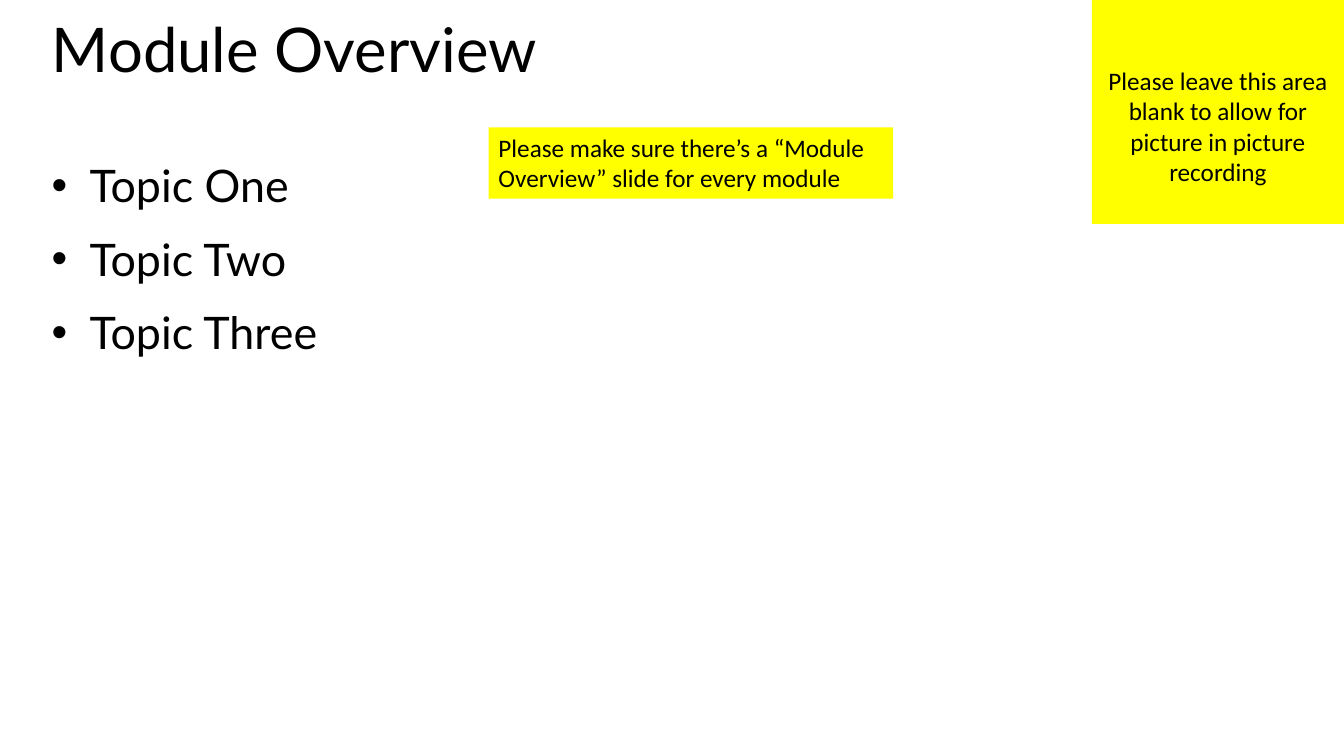
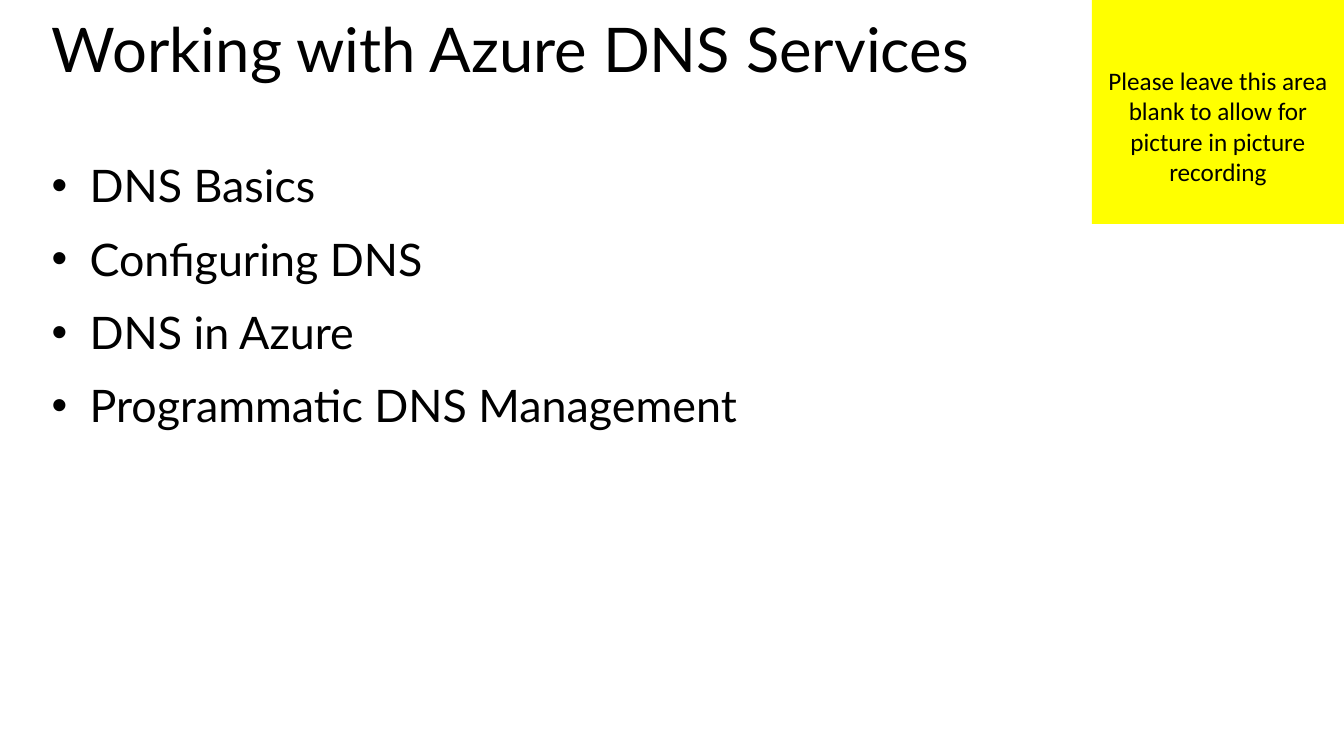
Before and after one commit to MisterJames/AzureImageProcessing, a slide deck: slide 4 of Presentation Materials/MVA-ApplicationsOnAzure-03.pptx (slide 2 before the commit). Drawn at 1344x756 pixels with LibreOffice and Linux fonts; fonts in the diff are those of the drawing. Boxes give left, top, right and bottom in pixels: in the first picture for what was removed or moved away, otherwise in the second. Text is boxed around its words. In the diff, an @@ line names an element or a change of style, - is before the commit and + after.

Commit message:
completed DNS slide deck

```diff
--- a/Presentation Materials/MVA-ApplicationsOnAzure-03.pptx
+++ b/Presentation Materials/MVA-ApplicationsOnAzure-03.pptx
@@ title at (52, 26, 969, 84): text changed @@
-Module Overview
+Working with Azure DNS Services
@@ rectangle removed at (489, 127, 893, 199) @@
-Please make sure there’s a “Module Overview” slide for every module
@@ text at (90, 169, 736, 431): text changed @@
-• Topic One
-• Topic Two
-• Topic Three
+• DNS Basics
+• Configuring DNS
+• DNS in Azure
+• Programmatic DNS Management
```
Also in this commit, not shown: 1 other slide changed, 10 slides added.
